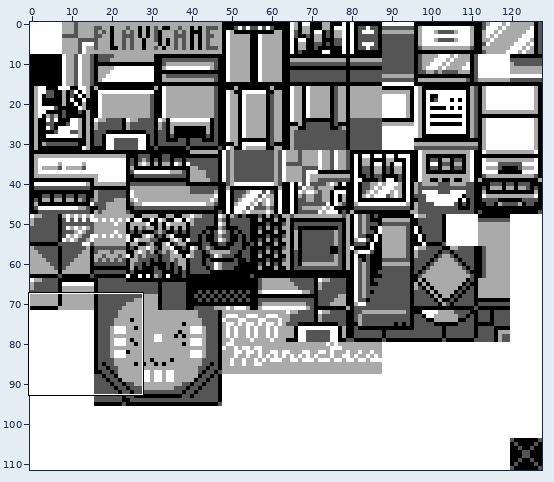
A sprite sheet gets an edit: gfx/tilesets/mart.png. Above, an overview of the earlier version with the close-up marked.
Close-up. First the earlier version:
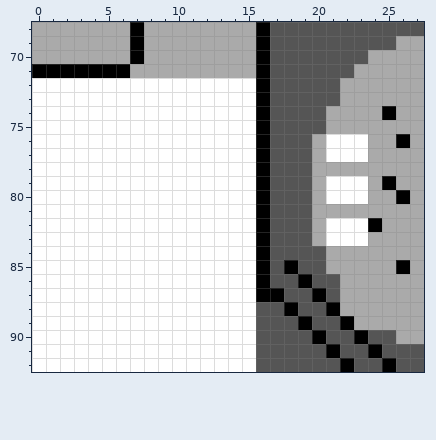
The file is 128x112 pixels. Shown: x 0..27, y 68..92.
The same view after the edit:
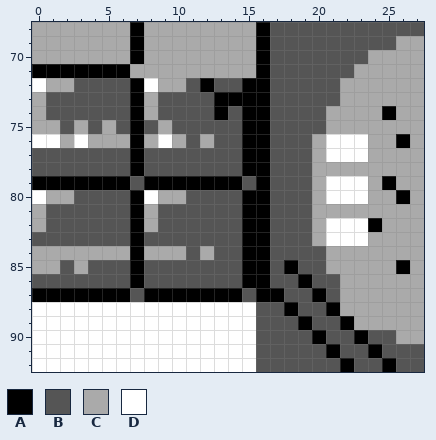
Palette (. is transparent): A #000000  B #555555  C #aaaaaa  D #ffffff
From the commit log: Brillo Mart Shelf
Edits made:
@@ x 0..17 @@
 71 AAAAAAACCCCCCCCCAB
-72 DDDDDDDDDDDDDDDDAB
-73 DDDDDDDDDDDDDDDDAB
-74 DDDDDDDDDDDDDDDDAB
-75 DDDDDDDDDDDDDDDDAB
-76 DDDDDDDDDDDDDDDDAB
-77 DDDDDDDDDDDDDDDDAB
-78 DDDDDDDDDDDDDDDDAB
-79 DDDDDDDDDDDDDDDDAB
-80 DDDDDDDDDDDDDDDDAB
-81 DDDDDDDDDDDDDDDDAB
-82 DDDDDDDDDDDDDDDDAB
-83 DDDDDDDDDDDDDDDDAB
-84 DDDDDDDDDDDDDDDDAB
-85 DDDDDDDDDDDDDDDDAB
-86 DDDDDDDDDDDDDDDDAB
-87 DDDDDDDDDDDDDDDDAA
+72 DCCBBBBADCCBABBAAB
+73 CBBBBBBACBBBBAAAAB
+74 CBBBBBBACBBBBABAAB
+75 CCBCBCBABCBBBBBAAB
+76 DDCDCCCACDCBCBBAAB
+77 BBBBBBBABBBBBBBAAB
+78 BBBBBBBABBBBBBBAAB
+79 AAAAAAABAAAAAAABAB
+80 DCCBBBBADCCBBBBAAB
+81 CBBBBBBACBBBBBBAAB
+82 CBBBBBBACBBBBBBAAB
+83 BBBBBBBABBBBBBBAAB
+84 CCCCCCCACCCBCBBAAB
+85 CCBCBBBABBBBBBBAAB
+86 BBBBBBBABBBBBBBAAB
+87 AAAAAAABAAAAAAABAA
 88 DDDDDDDDDDDDDDDDBB
Boxes around the changes in both close-ups, in picture pixels (x1, y1, x2, y2):
changed: (32, 78, 256, 302)
